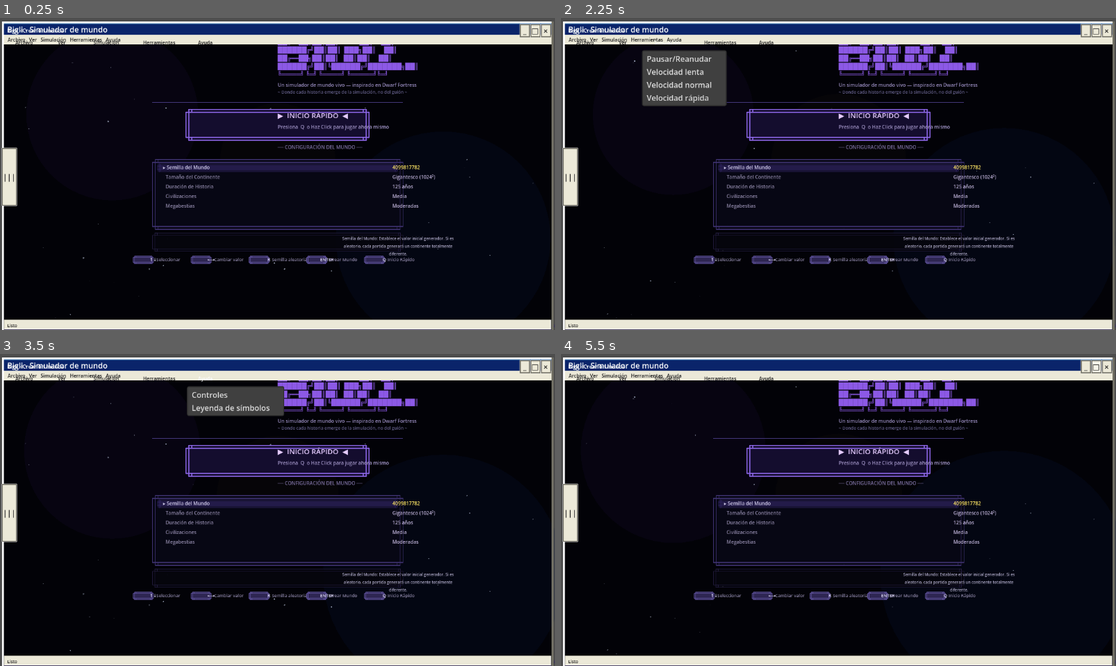
Above: before the commit, frames 1-4 (two rows, left to right).
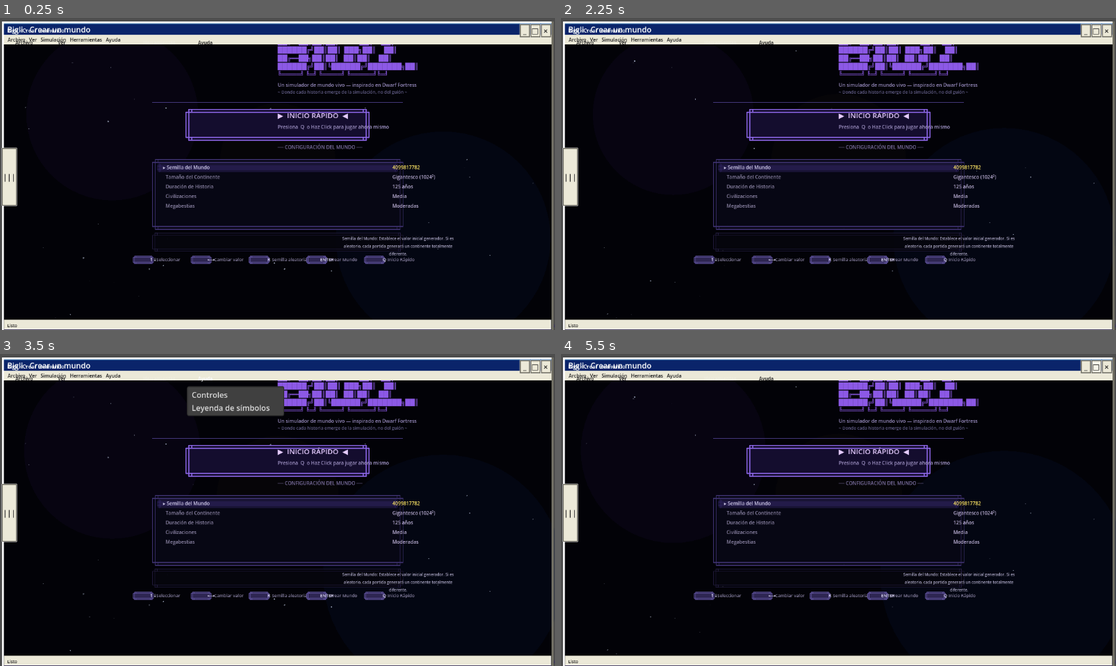
Above: after the commit, the same moments.

Repository: nazzurro12/Bigli-
Game: Godot game, scene res://df_mode/df_main.tscn
Same seed, same stepped clock (60 frames per second), same inputs: the game is played once before the commit and once after it.
Inputs (mouse positions are in pixels of both pictures, inside the frame that each line leads up to):
- Up to frame 1 (0.25 s): no input
- Up to frame 2 (2.25 s): click "Archivo" at 0.5 s; click "Ver" at 1.25 s; click (666, 42) at 2 s, where only the run before the commit has a clickable "Simulación"
- Up to frame 3 (3.5 s): click "Ayuda" at 2.75 s
- Up to frame 4 (5.5 s): click (721, 378) at 3.5 s, where only the run before the commit has a clickable "Herramientas"; click "_" at 4.25 s; click "□" at 5 s

The runs differ from the first frame. In frame 1, 0.2% of the frame differs, in the area x 5-32%, y 2-9%; in frame 2, 2.9%, in the area x 5-32%, y 2-29%; in frame 3, 0.2%; in frame 4, 0.2%.

Commit message:
Disable unavailable desktop actions during world generation

Diff:
--- a/df_mode/df_renderer.gd
+++ b/df_mode/df_renderer.gd
@@ -607,6 +607,7 @@
 	# materializar aldeas con muchas casas, muebles y residentes.
 	_map_redraw_accumulator += delta
 	_renderer_logic_accumulator += delta
+	_sync_classic_control_availability()
 	if _map_redraw_accumulator >= MAP_REDRAW_INTERVAL:
 		_map_redraw_accumulator = fmod(_map_redraw_accumulator, MAP_REDRAW_INTERVAL)
 		queue_redraw()
@@ -634,6 +635,31 @@
 		_temperature = world.ambient_temperature
 		_wind_strength = world.wind_strength
 		_is_daytime = world.is_daytime
+
+func _sync_classic_control_availability() -> void:
+	if classic_menu_buttons.size() < 5:
+		return
+	var main_node = get_parent()
+	var state: int = int(main_node.get("current_state")) if main_node != null else -1
+	var playing: bool = state == 5
+	var generating: bool = state in [1, 6]
+	classic_menu_buttons[2].disabled = not playing
+	classic_menu_buttons[3].disabled = not playing
+	var file_popup: PopupMenu = classic_menu_buttons[0].get_popup()
+	file_popup.set_item_disabled(0, not playing)
+	file_popup.set_item_disabled(1, not playing)
+	var state_titles: Dictionary = {
+		0: "Bigli - Crear un mundo",
+		1: "Bigli - Generador de mundos",
+		2: "Bigli - Seleccionar modo",
+		3: "Bigli - Ubicación de expedición",
+		4: "Bigli - Preparar expedición",
+		5: "Bigli - Simulador de colonia",
+		6: "Bigli - Cargando colonia",
+	}
+	classic_title_label.text = str(state_titles.get(state, "Bigli - Simulador de mundo"))
+	if generating:
+		classic_title_label.text += " (procesando)"
 
 		# Animacion: alternar fase cada ~0.5 segundos
 		_dwarf_animation_tick += 1
